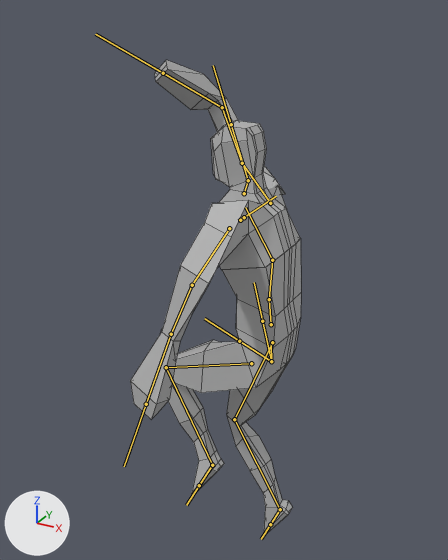
The FBX model Assets/Creatures/Main Character/character.fbx: old version first, new version second.
The view is the same before and after, from a 50 mm lens placed at (48.5, -100.4, 120.8), pointed at (-7.6, 1.5, 69.8). Arrows for +X, +Y and +Z are at lower left; the lights stay in place. Both versions are drawn at frame 146 of the action 'metarig|metarigAction'; the numbers are the values there. The bones that bend it are drawn over the model as lines. Mesh edges are drawn as thin lines.
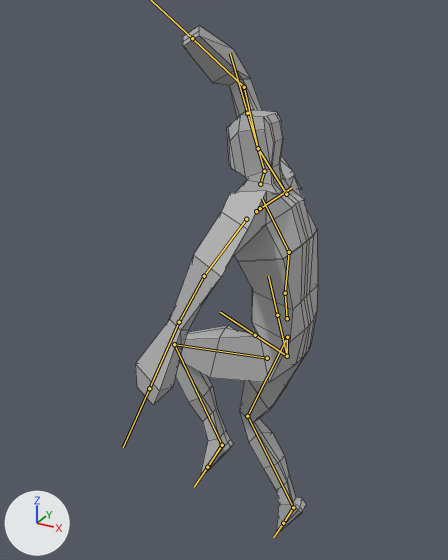
Location of each change, (x1, y1, x2, y2) in pixels of the pictures (448 x 560 px):
'Box001', posed (7% wider, 7% taller)
    before: (130, 60, 301, 534)
    after: (135, 26, 318, 532)
bone 'spine', root to tip
    before: (271, 361) to (271, 343)
    after: (287, 356) to (287, 337)
bone 'upper_arm.L', root to tip
    before: (229, 228) to (192, 285)
    after: (246, 219) to (204, 276)
bone 'upper_arm.R', root to tip
    before: (270, 203) to (242, 163)
    after: (286, 194) to (258, 148)
bone 'thigh.L', root to tip
    before: (251, 363) to (166, 367)
    after: (267, 358) to (174, 344)
bone 'shin.L', root to tip
    before: (166, 367) to (212, 465)
    after: (174, 344) to (222, 445)

What the commit changed:
Bone 'spine' (bone_spine) moves from (-0.001, 0.1, -0.178) to (-0.001, 0.14, -0.254).
Bone 'upper_arm.L' (bone_upper_arm_l) turns from (28, -54, -40) to (37, -56, -46) degrees about its own x, y and z.
Bone 'upper_arm.R' (bone_upper_arm_r) turns from (-18, 174, -55) to (-13, -177, -55) degrees about its own x, y and z.
Bone 'thigh.L' (bone_thigh_l) turns from (-73, 2, -2) to (-83, 2, -3) degrees about its own x, y and z.
Bone 'shin.L' (bone_shin_l) turns from (99, 0, 1) to (109, 0, 1) degrees about its own x, y and z.
